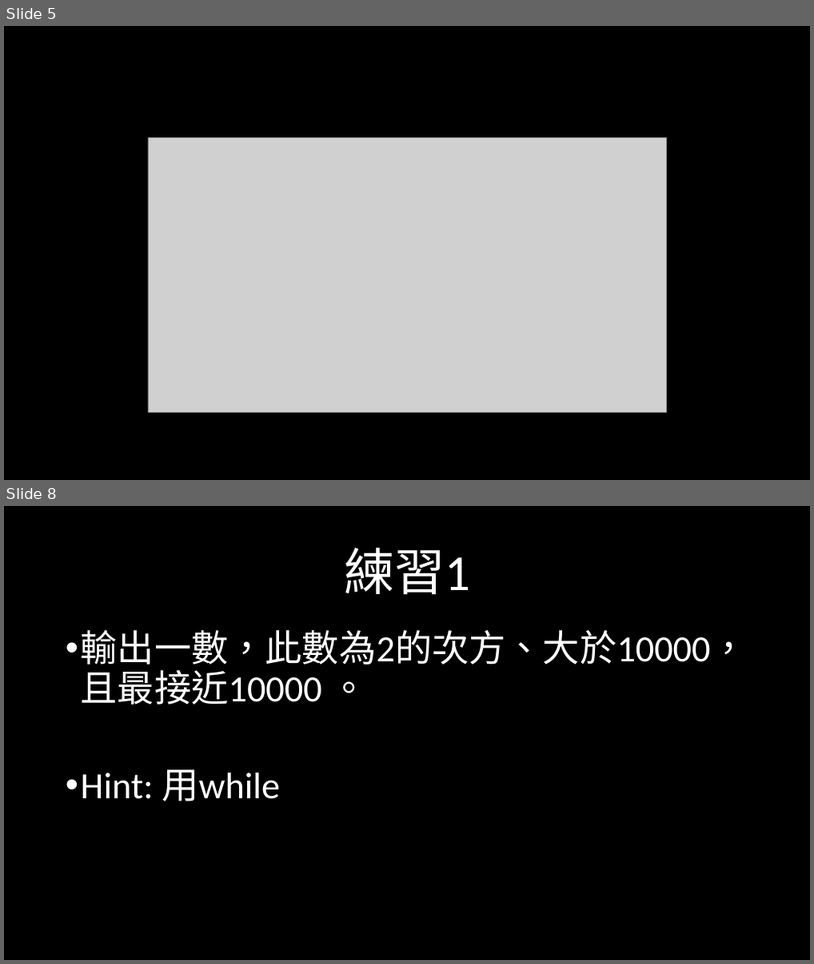
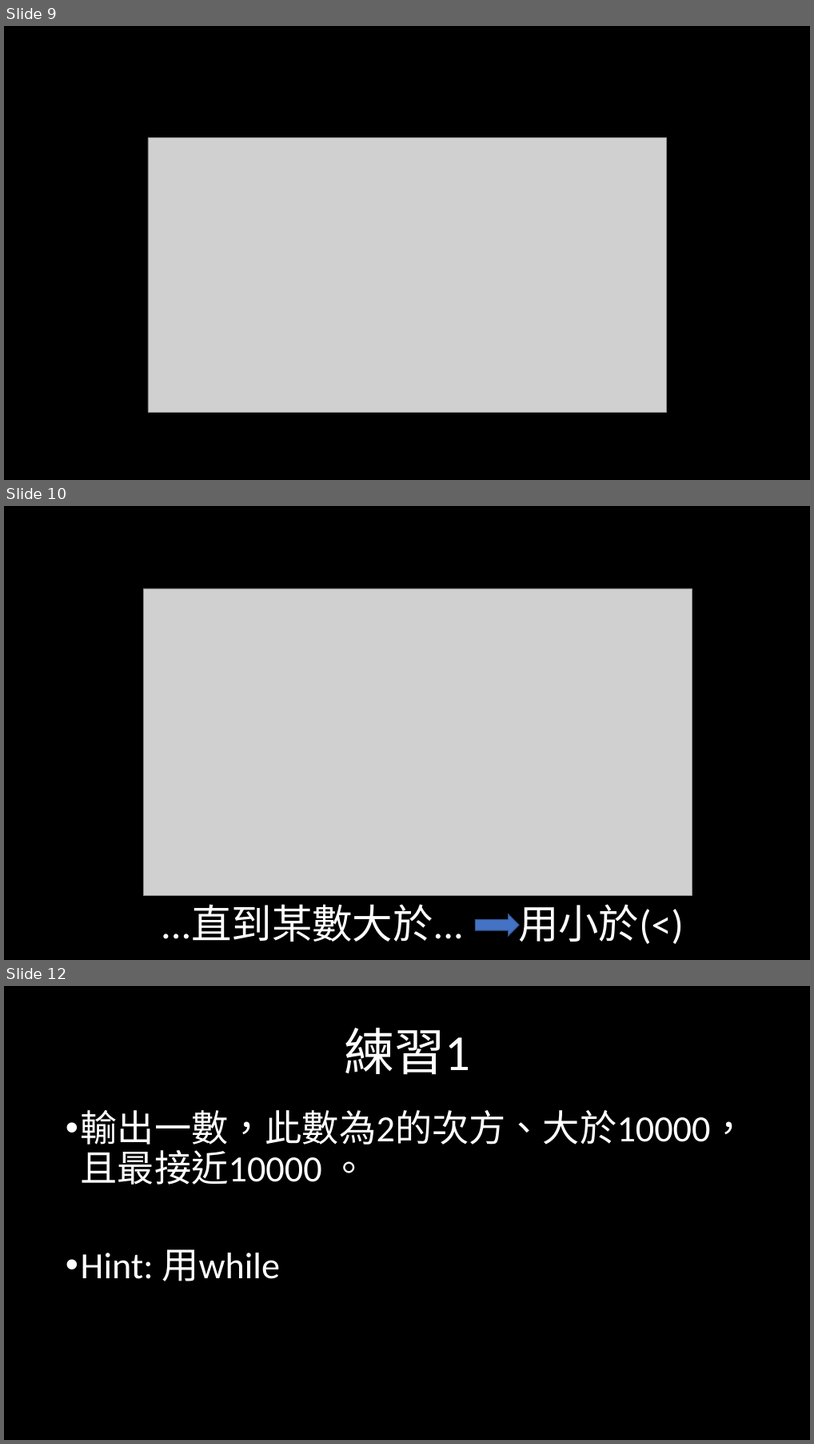
Before and after one commit to weermark/class, a slide deck: practical_class/class_ppt/0317程一實習.pptx. Shown one above the other, each under a label of ours: slides 5 and 8 before the commit, slides 9, 10 and 12 after it; the slides between them are not shown. The pictures are 814x964 and 814x1444 pixels, drawn with LibreOffice and Linux fonts; fonts in the diff are those of the drawing; grey boxes stand for pictures. Boxes give left, top, right and bottom in pixels: in the first picture for what was removed or moved away, otherwise in the second. Text is boxed around its words. In the diff, an @@ line names an element or a change of style, - is before the commit and + after.

```diff
--- a/practical_class/class_ppt/0317程一實習.pptx
+++ b/practical_class/class_ppt/0317程一實習.pptx
@@ slide 10 added at bbox=[4, 506, 810, 960], background #000000 @@
@@ picture added at bbox=[144, 588, 693, 895] @@
@@ text added at bbox=[161, 904, 684, 944], 48 pt, text #FFFFFF @@
+...直到某數大於... 用小於(<)
@@ right arrow added at bbox=[476, 914, 519, 936], fill #4472C4, outline #325491 1 pt @@
@@ what was slide 5 is now slide 9 @@
@@ what was slide 8 is now slide 12 @@
```
Also in this commit, not shown: 2 slides changed, 13 other slides added, 5 slides removed, 1 other file.
